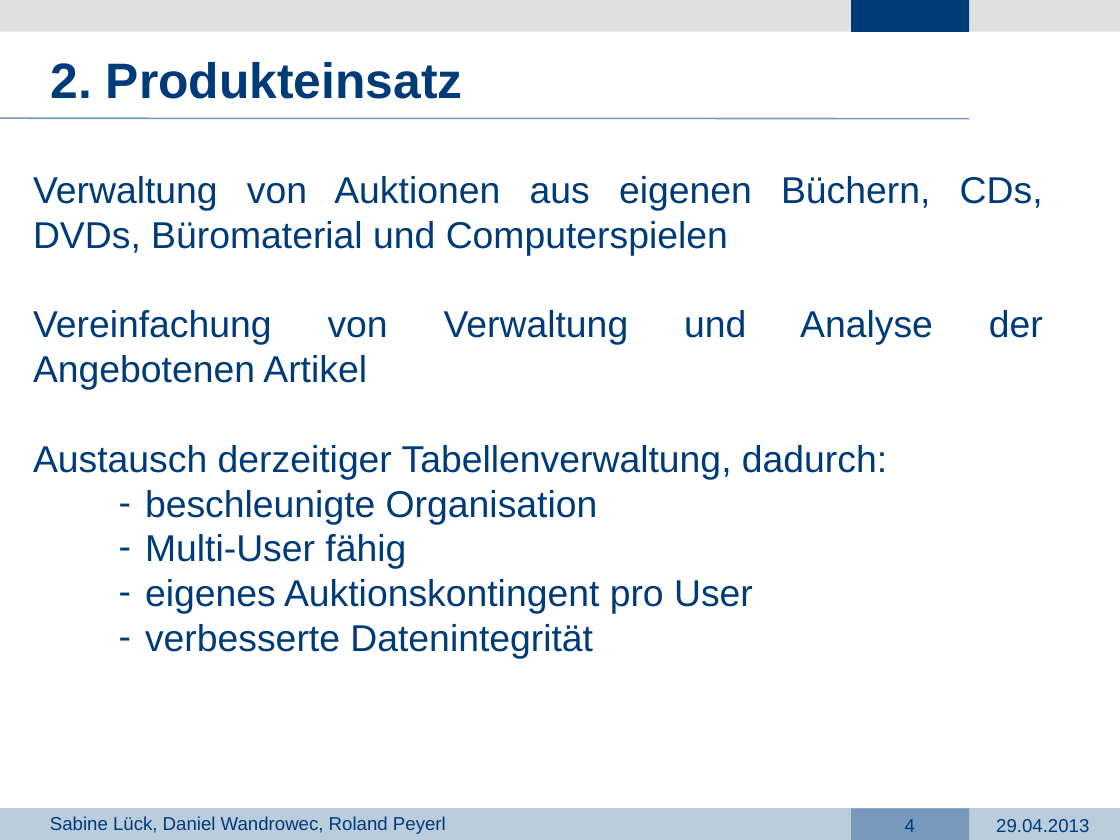
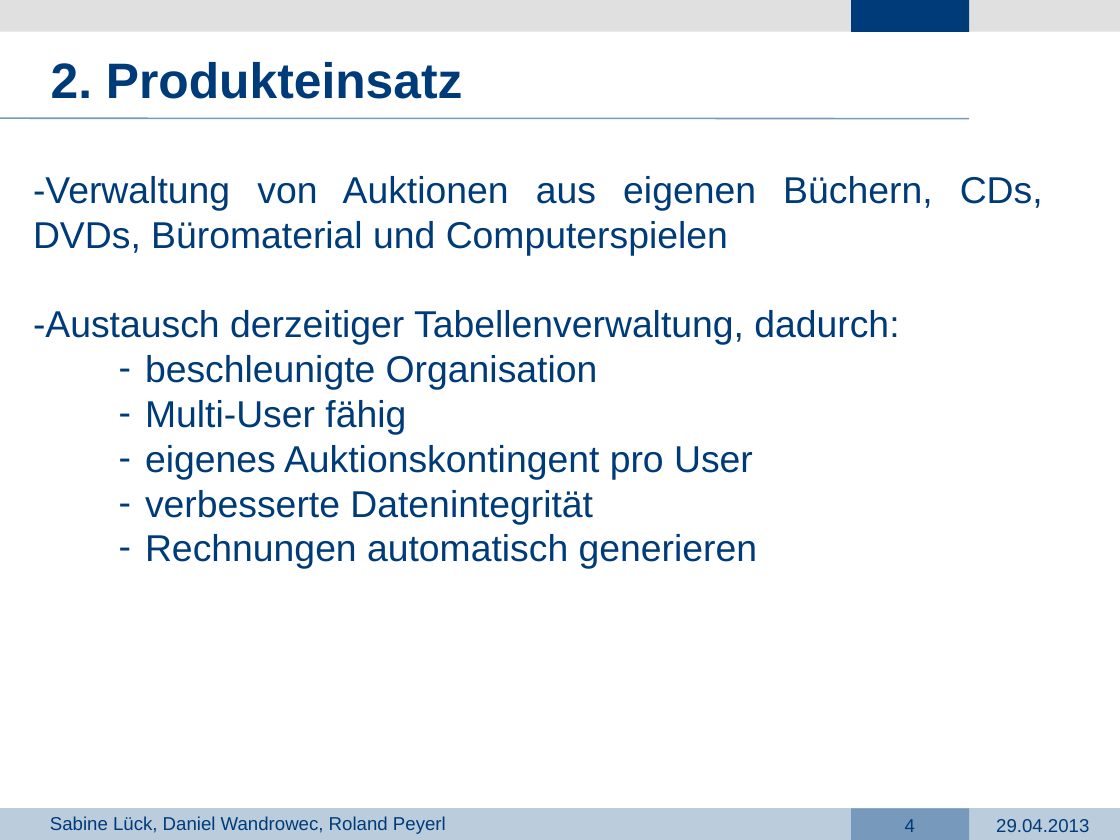
Before and after one commit to dark-saron/PRG4, a slide deck: slide 4 of Präsentation PRG4.pptx. Drawn at 1120x840 pixels with LibreOffice and Linux fonts; fonts in the diff are those of the drawing; background and template pictures are left out. Boxes give left, top, right and bottom in pixels: in the first picture for what was removed or moved away, otherwise in the second. Text is boxed around its words. In the diff, an @@ line names an element or a change of style, - is before the commit and + after.

```diff
--- a/Präsentation PRG4.pptx
+++ b/Präsentation PRG4.pptx
@@ text at box(33, 176, 1043, 345): text changed @@
-Verwaltung von Auktionen aus eigenen Büchern, CDs, DVDs, Büromaterial und Computerspielen
-Vereinfachung von Verwaltung und Analyse der Angebotenen Artikel
-Austausch derzeitiger Tabellenverwaltung, dadurch:
+-Verwaltung von Auktionen aus eigenen Büchern, CDs, DVDs, Büromaterial und Computerspielen
+-Austausch derzeitiger Tabellenverwaltung, dadurch:
@@ text at box(145, 534, 757, 569): paragraph added @@
+    – Rechnungen automatisch generieren
```
Also in this commit, not shown: 2 other slides changed.
